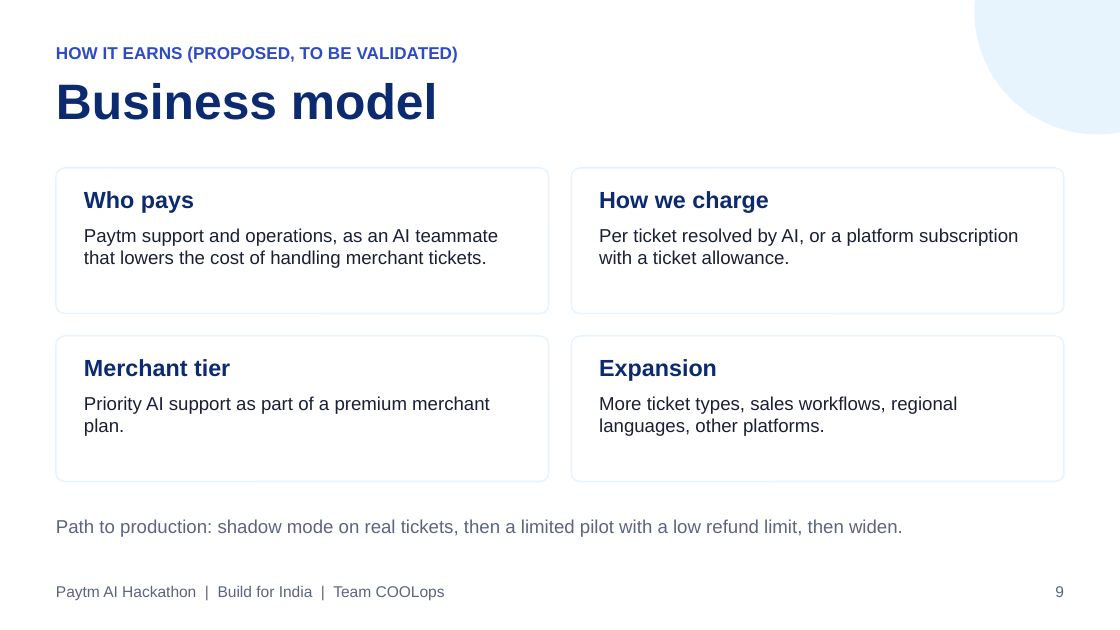
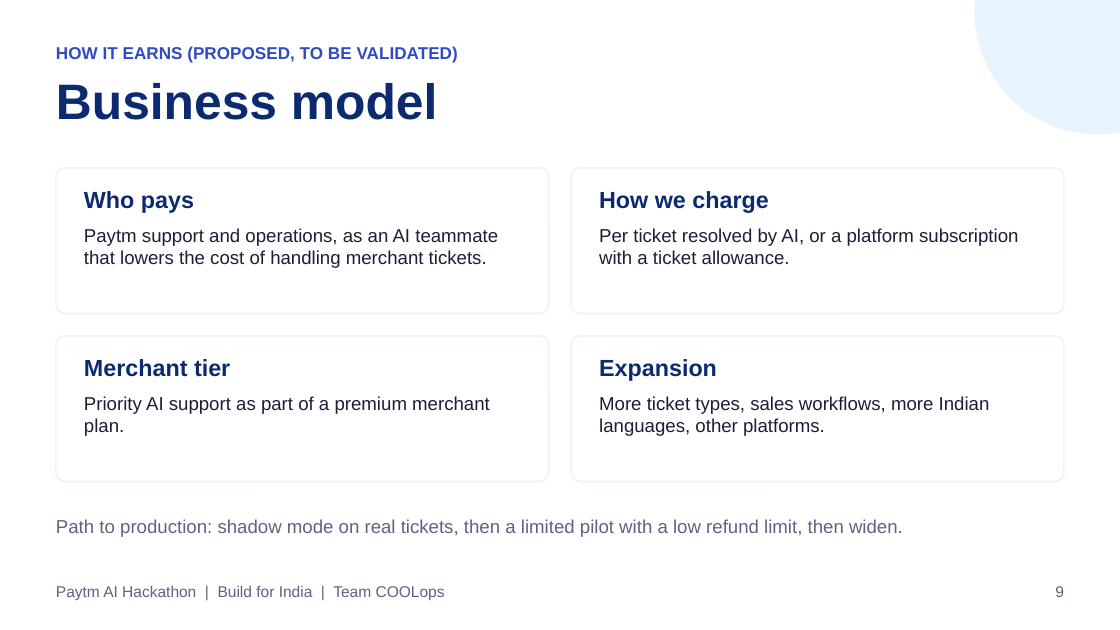
Before and after one commit to basudevghadai1999/paytm-ai-teammate, a slide deck: slide 9 of Paytm_AI_Teammate.pptx. Drawn at 1120x630 pixels with LibreOffice and Linux fonts; fonts in the diff are those of the drawing. Boxes give left, top, right and bottom in pixels: in the first picture for what was removed or moved away, otherwise in the second. Text is boxed around its words. In the diff, an @@ line names an element or a change of style, - is before the commit and + after.

```diff
--- a/Paytm_AI_Teammate.pptx
+++ b/Paytm_AI_Teammate.pptx
@@ text at box(599, 396, 990, 436): text changed @@
-More ticket types, sales workflows, regional languages, other platforms.
+More ticket types, sales workflows, more Indian languages, other platforms.
```
Also in this commit, not shown: 6 other slides changed, 8 other files.
